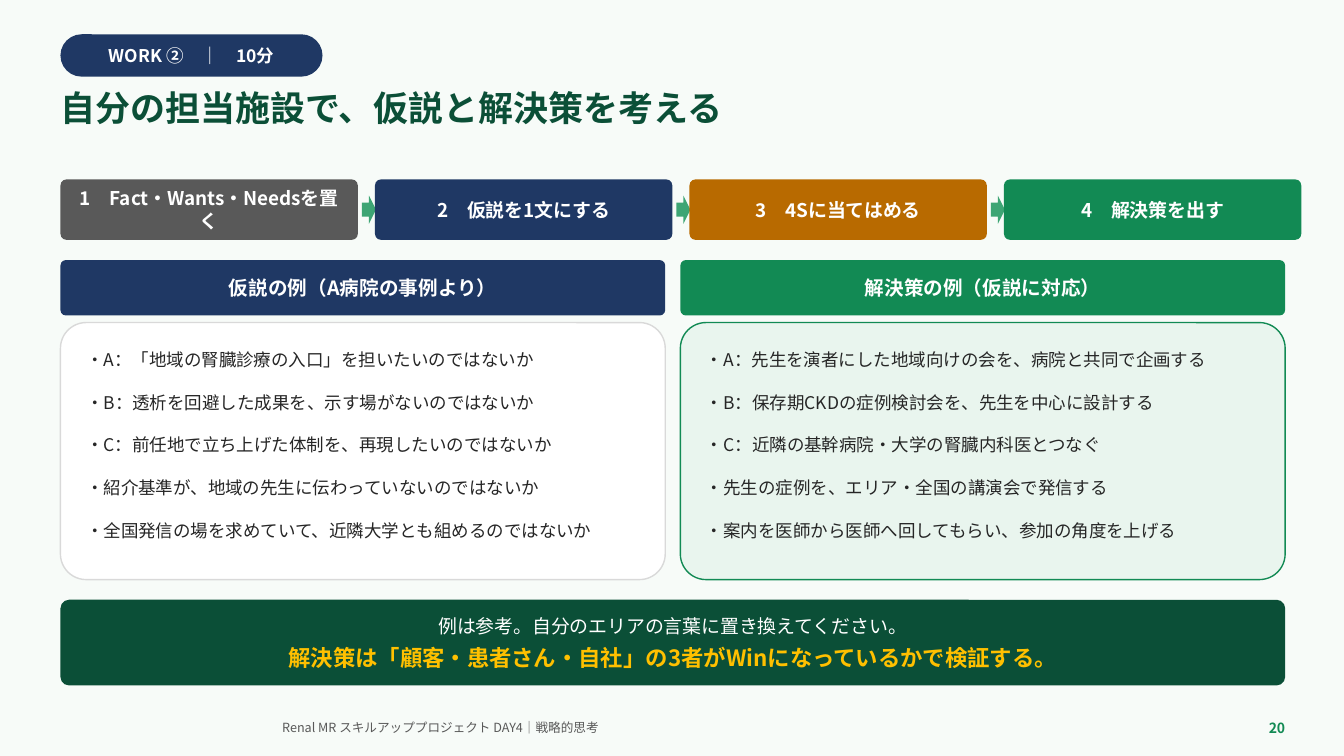
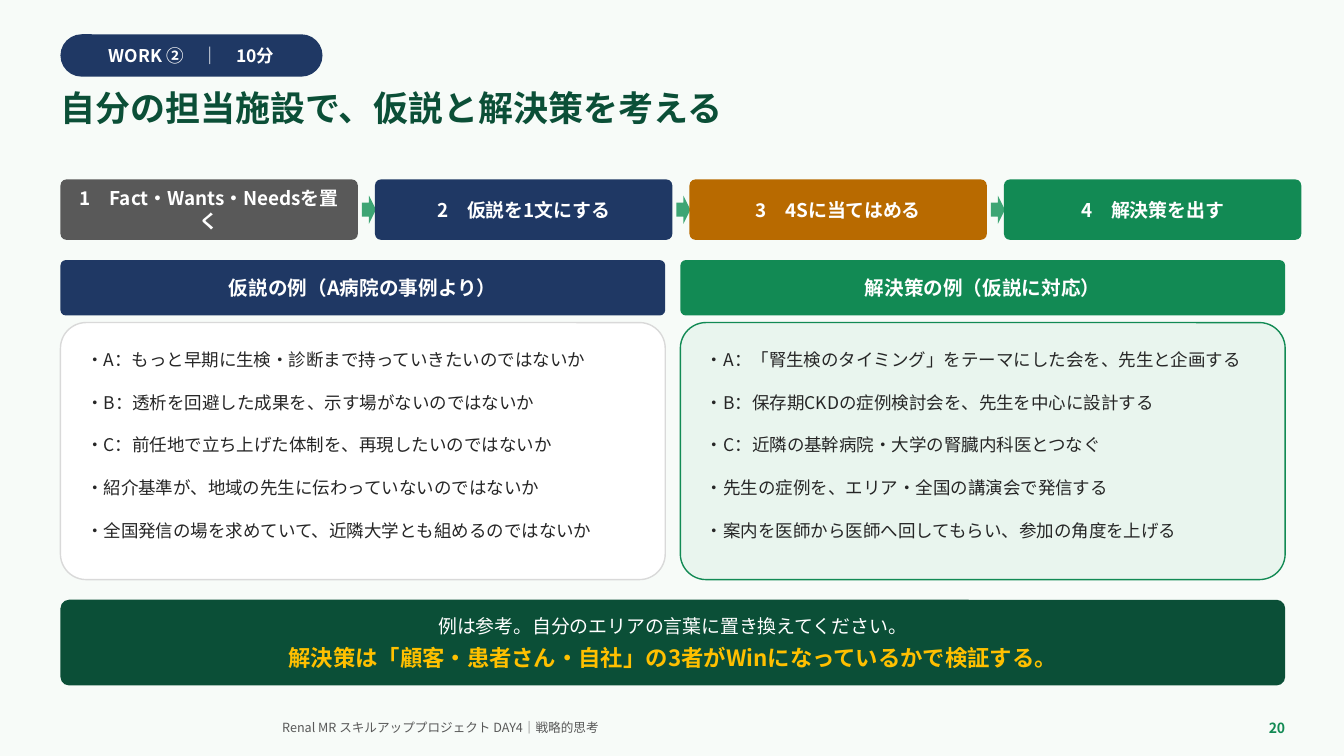
Before and after one commit to TAKUYA-1187/Claude, a slide deck: slide 20 of novartis_training/DAY4_ちょっと分かるだけで世界が変わる.pptx. Drawn at 1344x756 pixels with LibreOffice and Linux fonts; fonts in the diff are those of the drawing; background and template pictures are left out. Boxes give left, top, right and bottom in pixels: in the first picture for what was removed or moved away, otherwise in the second. Text is boxed around its words. In the diff, an @@ line names an element or a change of style, - is before the commit and + after.

```diff
--- a/novartis_training/DAY4_ちょっと分かるだけで世界が変わる.pptx
+++ b/novartis_training/DAY4_ちょっと分かるだけで世界が変わる.pptx
@@ text in rounded rectangle at box(86, 351, 585, 368): text changed @@
-・A：「地域の腎臓診療の入口」を担いたいのではないか
+・A：もっと早期に生検・診断まで持っていきたいのではないか
@@ text in rounded rectangle at box(706, 351, 1241, 368): text changed @@
-・A：先生を演者にした地域向けの会を、病院と共同で企画する
+・A：「腎生検のタイミング」をテーマにした会を、先生と企画する
```
Also in this commit, not shown: 3 other slides changed, 2 other files.
